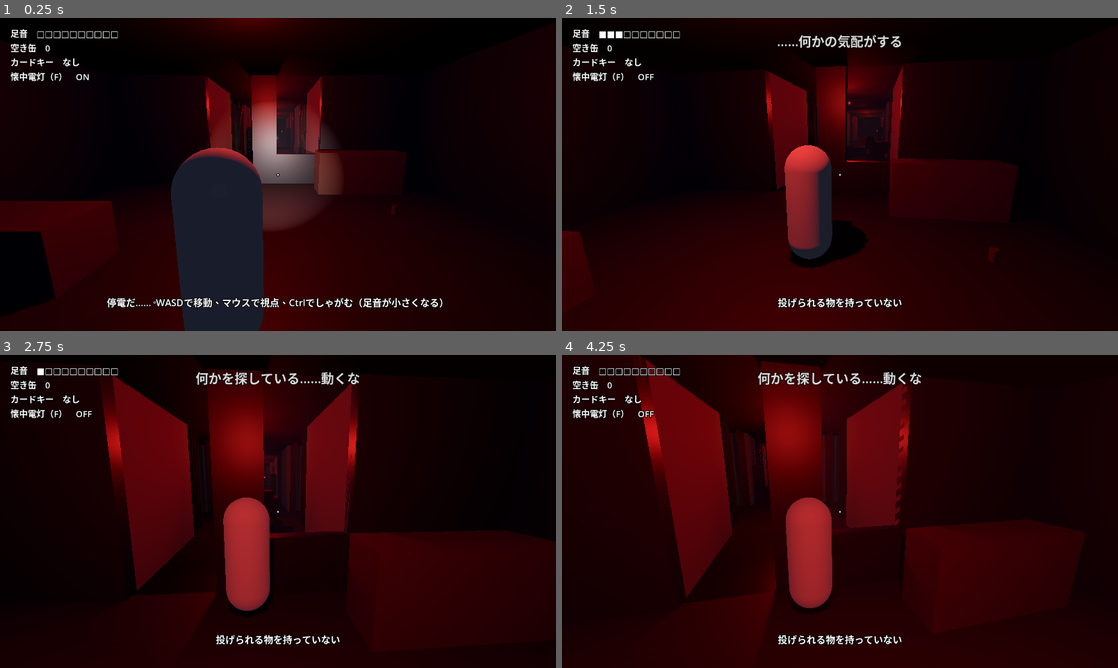
Above: before the commit, frames 1-4 (two rows, left to right).
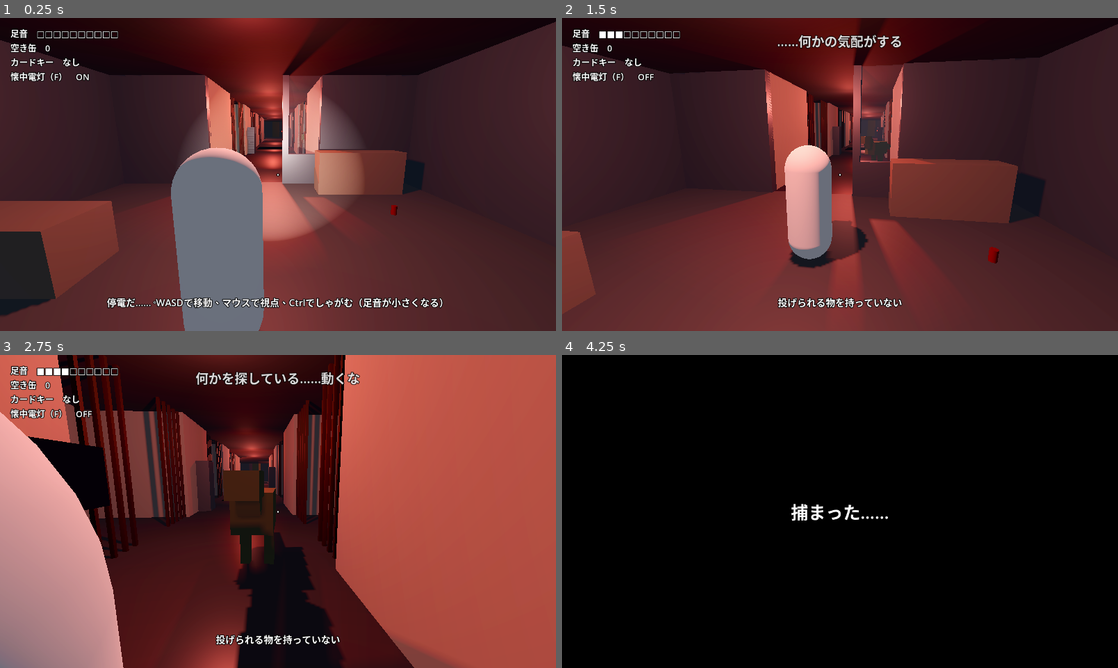
Above: after the commit, the same moments.

Repository: gamerer1-del/dinogame
Game: Godot game, scene res://scenes/main.tscn
Same seed, same stepped clock (60 frames per second), same inputs: the game is played once before the commit and once after it.
Inputs (mouse positions are in pixels of both pictures, inside the frame that each line leads up to):
- Up to frame 1 (0.25 s): no input
- Up to frame 2 (1.5 s): move the mouse to (867, 174) at 0.52 s; hold F (flashlight) 0.53-1.28 s; hold W (move_forward) from 0.53 s (still down); click (867, 174) at 0.67 s; move the mouse to (812, 174) at 1.27 s; tap Ctrl (crouch) at 1.35 s
- Up to frame 3 (2.75 s): keep holding W (move_forward); tap F (flashlight) at 1.55 s; move the mouse to (289, 505) at 2.02 s; hold F (flashlight) from 2.03 s (still down)
- Up to frame 4 (4.25 s): keep holding W (move_forward); move the mouse to (834, 517) at 2.77 s; release F (flashlight) at 2.78 s; tap E (interact) at 2.85 s; click (834, 517) at 2.92 s; tap F (flashlight) at 3.05, 3.8 s; move the mouse to (878, 514) at 3.52 s; hold Shift (sprint) from 3.53 s (still down)

The runs differ from the first frame. In frame 1, 92% of the frame differs, in the area x 0-100%, y 0-100%; in frame 2, 92%; in frame 3, 84%; in frame 4, 73%.

Commit message:
Brighten area 1 and let stalkers roam into rooms
Raise ambient light, emergency light strength and range, thin the fog
and strengthen the flashlight, with the brightness values gathered as
constants at the top of level.gd. Widen the observation room doorway,
which was too narrow for the navmesh so stalkers could never enter, and
extend both patrol routes across the observation room, corridor, cages
and feeding room. The self-test now checks that paths into each room
exist.

Co-Authored-By: Claude Opus 5.5 <noreply@anthropic.com>
Claude-Session: https://claude.ai/code/session_014qX8hrfSvi7kt6UbLsGtoz

Diff:
--- a/scripts/level.gd
+++ b/scripts/level.gd
@@ -14,6 +14,12 @@
 const CAGES := [-14.0, -22.0, -30.0]   # ケージの中心 z
 const CAGE_HALF := 2.5
 const GOAL_Z := -57.0
+
+# 明るさの調整用。暗い・明るいと感じたらここを変える。
+const AMBIENT_ENERGY := 0.6                  # 部屋全体のうっすらした明るさ
+const EMERGENCY_COLOR := Color(1.0, 0.38, 0.3)   # 非常灯の色（真っ赤より少し白っぽく）
+const LIGHT_BOOST := 2.2                     # 照明の明るさの倍率
+const LIGHT_RANGE_ADD := 3.0                 # 照明の届く距離に足すメートル数
 
 var nav: NavigationRegion3D   # この下に置いた物から恐竜の通れる道（ナビメッシュ）を作る
 var outside: Node3D           # ナビメッシュに含めない物（天井、扉、出口）
@@ -97,16 +103,16 @@
 	_wall_x(nav, 0, -5, 5, m_panel)
 	_wall_z(nav, -5, 0, -8, m_panel)
 	_wall_z(nav, 5, 0, -8, m_panel)
-	# 北の壁: 西側は壁、x -2..-0.4 が扉の穴、x 0.4..2 が通路を見下ろす窓
+	# 北の壁: 西側は壁、x -1.85..0.6 が扉の穴（恐竜も通れる幅）、x 0.8..1.85 が通路を見下ろす窓
 	_wall_x(nav, -8, -5, -2, m_panel)
-	_wall_x(nav, -8, -0.4, 0.4, m_panel, 0.0)
+	_wall_x(nav, -8, 0.6, 0.8, m_panel, 0.0)
 	_wall_x(nav, -8, 2, 5, m_panel)
-	_box(nav, Vector3(1.2, 0.5, -8), Vector3(1.6, 1.0, T), m_panel)                 # 窓の下の腰壁
-	_box(nav, Vector3(1.2, 1.0 + (H - 1.0) / 2.0, -8), Vector3(1.6, H - 1.0, 0.08), m_glass)
+	_box(nav, Vector3(1.32, 0.5, -8), Vector3(1.05, 1.0, T), m_panel)                # 窓の下の腰壁
+	_box(nav, Vector3(1.32, 1.0 + (H - 1.0) / 2.0, -8), Vector3(1.05, H - 1.0, 0.08), m_glass)
 	# 机と観測用コンソール
 	_box(nav, Vector3(-3, 0.4, -3), Vector3(2, 0.8, 1), m_furniture)
 	_box(nav, Vector3(2.8, 0.6, -6.9), Vector3(2.4, 1.2, 0.8), m_furniture)
-	_light(Vector3(0, 3.0, -4), Color(1.0, 0.15, 0.1), 1.2, 8.0, false)
+	_light(Vector3(0, 3.0, -4), EMERGENCY_COLOR, 1.2, 8.0, false)
 
 
 func _build_corridor() -> void:
@@ -129,9 +135,9 @@
 	_puddle(Rect2(-1.5, -24, 3, 3))
 
 	for z in [-12.0, -28.0]:
-		_light(Vector3(0, 3.0, z), Color(1.0, 0.15, 0.1), 1.2, 7.0, false)
+		_light(Vector3(0, 3.0, z), EMERGENCY_COLOR, 1.2, 7.0, false)
 	for z in [-20.0, -36.0]:
-		_light(Vector3(0, 3.0, z), Color(1.0, 0.15, 0.1), 1.2, 7.0, true)
+		_light(Vector3(0, 3.0, z), EMERGENCY_COLOR, 1.2, 7.0, true)
 
 
 ## 片側のケージ。通路側は鉄格子で、真ん中の格子が壊れて出入りできる。
@@ -180,8 +186,8 @@
 	outside.add_child(door)
 	_box(outside, Vector3(1.4, 1.3, -53.75), Vector3(0.2, 0.3, 0.06), reader, false)
 
-	_light(Vector3(-4, 3.0, -42), Color(1.0, 0.15, 0.1), 1.3, 8.0, false)
-	_light(Vector3(4, 3.0, -50), Color(1.0, 0.15, 0.1), 1.3, 8.0, true)
+	_light(Vector3(-4, 3.0, -42), EMERGENCY_COLOR, 1.3, 8.0, false)
+	_light(Vector3(4, 3.0, -50), EMERGENCY_COLOR, 1.3, 8.0, true)
 
 
 func _build_exit() -> void:
@@ -202,15 +208,17 @@
 
 
 func _spawn_stalkers() -> void:
-	# 1匹目: 通路の東側、いちばん手前のケージから出てくる
+	# 1匹目: 通路の東側、いちばん手前のケージから出てくる。
+	# 通路とケージだけでなく、観察室の中や給餌室の入口まで見回りに来る。
 	_stalker(Vector3(3.5, 0.1, -14), [
-		Vector3(0, 0, -11), Vector3(0, 0, -36), Vector3(-3.5, 0, -30),
-		Vector3(0, 0, -26), Vector3(3.5, 0, -22), Vector3(0, 0, -16),
+		Vector3(0, 0, -11), Vector3(-1, 0, -5.5), Vector3(3, 0, -3.5), Vector3(-3.5, 0, -5.5),
+		Vector3(0, 0, -16), Vector3(-3.5, 0, -22), Vector3(0, 0, -36), Vector3(0, 0, -42),
+		Vector3(-3.5, 0, -30), Vector3(0, 0, -26), Vector3(3.5, 0, -22),
 	])
-	# 2匹目: 給餌室をぐるりと回る
+	# 2匹目: 給餌室をぐるりと回り、ときどき通路の奥やケージにも出てくる
 	_stalker(Vector3(6, 0.1, -52), [
-		Vector3(6, 0, -40), Vector3(-5.5, 0, -40), Vector3(-6, 0, -48.5),
-		Vector3(0, 0, -49), Vector3(6, 0, -47),
+		Vector3(6, 0, -40), Vector3(0, 0, -33), Vector3(3.5, 0, -30), Vector3(-5.5, 0, -40),
+		Vector3(-6, 0, -48.5), Vector3(0, 0, -49), Vector3(6, 0, -47),
 	])
 
 
@@ -293,14 +301,14 @@
 	var l: OmniLight3D
 	if flicker:
 		var f := FlickerLight.new()
-		f.base_energy = energy
+		f.base_energy = energy * LIGHT_BOOST
 		l = f
 	else:
 		l = OmniLight3D.new()
 	l.position = pos
 	l.light_color = color
-	l.light_energy = energy
-	l.omni_range = light_range
+	l.light_energy = energy * LIGHT_BOOST
+	l.omni_range = light_range + LIGHT_RANGE_ADD
 	l.shadow_enabled = true
 	add_child(l)
 
@@ -331,13 +339,13 @@
 	env.background_mode = Environment.BG_COLOR
 	env.background_color = Color(0.01, 0.01, 0.015)
 	env.ambient_light_source = Environment.AMBIENT_SOURCE_COLOR
-	env.ambient_light_color = Color(0.35, 0.38, 0.5)
-	env.ambient_light_energy = 0.15
+	env.ambient_light_color = Color(0.5, 0.52, 0.6)
+	env.ambient_light_energy = AMBIENT_ENERGY
 	env.tonemap_mode = Environment.TONE_MAPPER_FILMIC
 	env.glow_enabled = true
 	env.fog_enabled = true
-	env.fog_light_color = Color(0.05, 0.05, 0.07)
-	env.fog_density = 0.04
+	env.fog_light_color = Color(0.12, 0.12, 0.15)
+	env.fog_density = 0.015
 	var we := WorldEnvironment.new()
 	we.environment = env
 	add_child(we)
@@ -355,6 +363,14 @@
 	var polys := nav.navigation_mesh.get_polygon_count()
 	print("SELFTEST navmesh polygons: ", polys)
 	ok = ok and polys > 0
+
+	# 恐竜が通路から観察室・給餌室の中まで歩いて行けるか
+	var map := get_world_3d().navigation_map
+	for goal in [Vector3(0, 0, -4), Vector3(4, 0, -48), Vector3(3.5, 0, -14)]:
+		var path := NavigationServer3D.map_get_path(map, Vector3(0, 0, -25), goal, true)
+		var reach: float = path[path.size() - 1].distance_to(goal) if path.size() > 0 else 999.0
+		print("SELFTEST path to %s: end %.2f m away" % [goal, reach])
+		ok = ok and reach < 0.8
 
 	var s: Stalker = get_tree().get_nodes_in_group("stalker")[0]
 	var p0 := s.global_position
--- a/scripts/player.gd
+++ b/scripts/player.gd
@@ -94,9 +94,9 @@
 
 	_flashlight = SpotLight3D.new()
 	_flashlight.position = Vector3(0.3, -0.1, -0.4)
-	_flashlight.spot_range = 18.0
-	_flashlight.spot_angle = 26.0
-	_flashlight.light_energy = 2.5
+	_flashlight.spot_range = 24.0
+	_flashlight.spot_angle = 32.0
+	_flashlight.light_energy = 4.0
 	_flashlight.light_color = Color(1.0, 0.95, 0.85)
 	_flashlight.shadow_enabled = true
 	_pitch.add_child(_flashlight)
